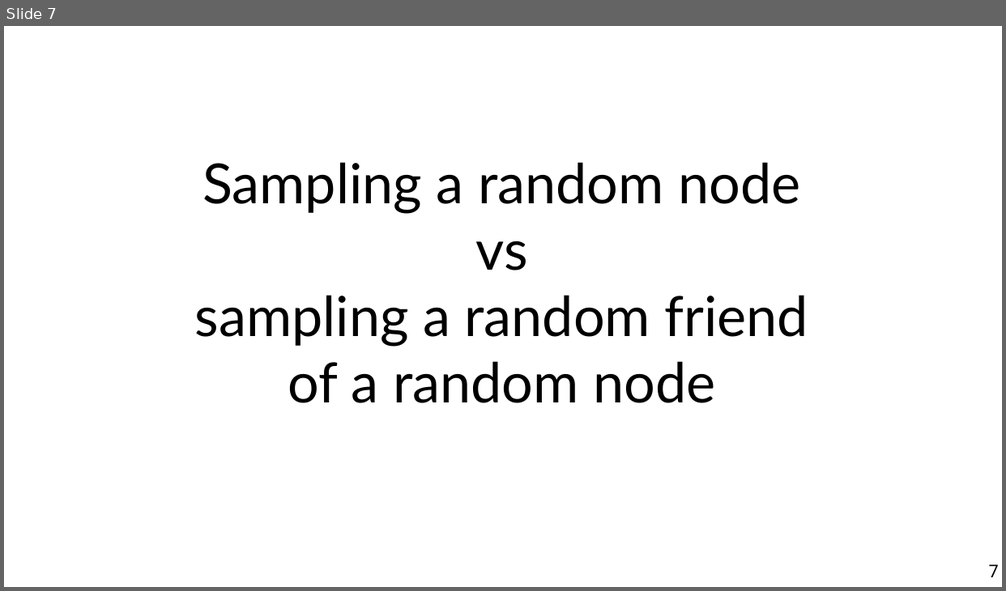
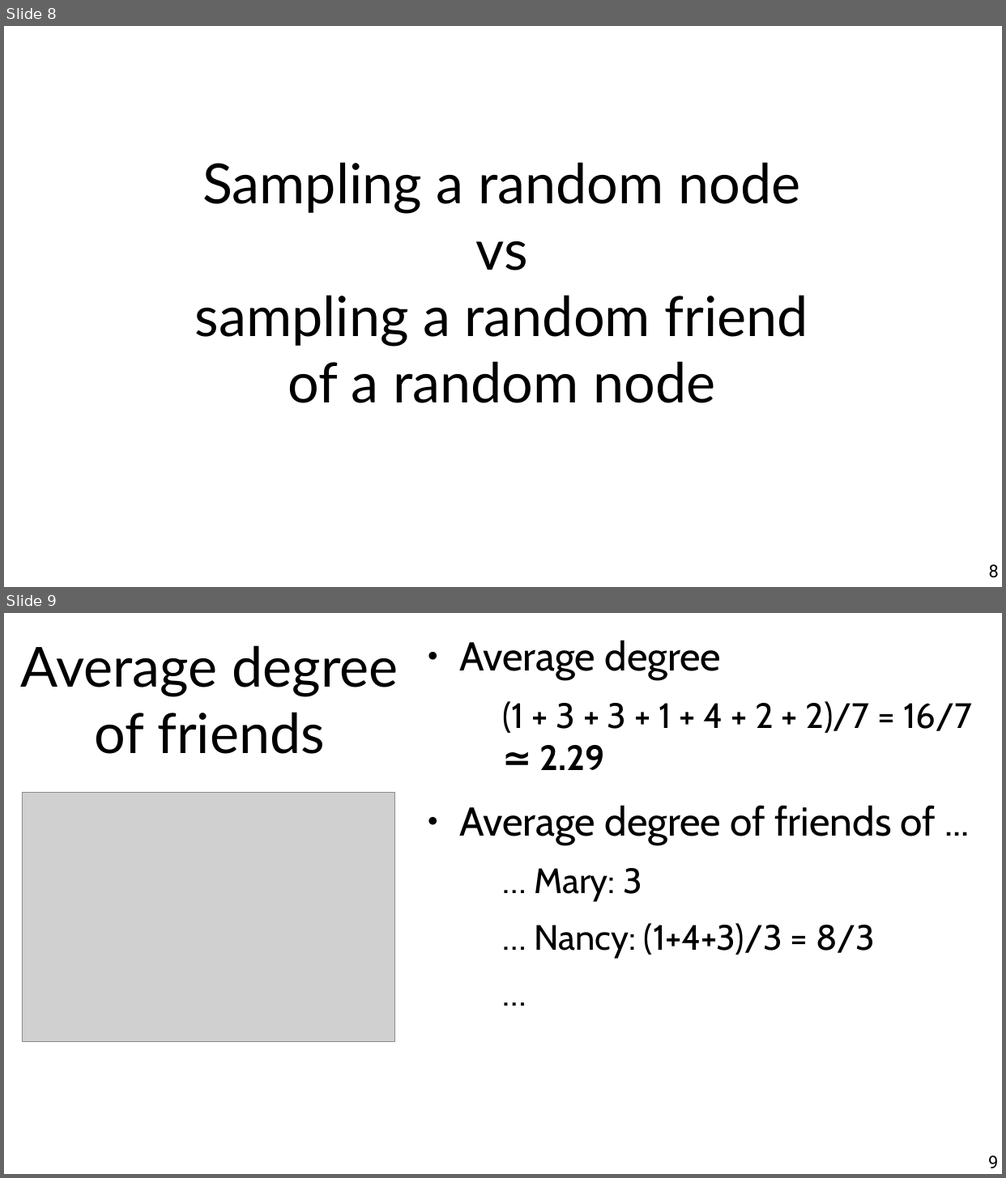
Before and after one commit to chatox/networks-science-course, a slide deck: theory/odp/tt15-friendship_paradox.odp. Shown one above the other, each under a label of ours: slide 7 before the commit, slides 8 and 9 after it. The pictures are 1006x591 and 1006x1178 pixels, drawn with LibreOffice and Linux fonts; fonts in the diff are those of the drawing; grey boxes stand for pictures. Boxes give left, top, right and bottom in pixels: in the first picture for what was removed or moved away, otherwise in the second. Text is boxed around its words. In the diff, an @@ line names an element or a change of style, - is before the commit and + after.

```diff
--- a/theory/odp/tt15-friendship_paradox.odp
+++ b/theory/odp/tt15-friendship_paradox.odp
@@ slide 9 added at box(4, 613, 1002, 1174), background #FFFFFF @@
@@ title added at box(21, 645, 398, 754), 44 pt, text #000000 @@
+Average degree
+of friends
@@ text added at box(459, 640, 972, 958), 28 pt, text #000000 @@
+● Average degree
+  (1 + 3 + 3 + 1 + 4 + 2 + 2)/7 = 16/7 ≃ 2.29
+● Average degree of friends of ...
+  … Mary: 3
+  … Nancy: (1+4+3)/3 = 8/3
+  …
@@ picture added at box(22, 792, 394, 1042) @@
@@ page number added at box(988, 1156, 998, 1169), 14 pt, text #000000 @@
+9
@@ what was slide 7 is now slide 8 @@
@@ page number at box(989, 565, 999, 578): text changed @@
-7
+8
```
Also in this commit, not shown: 4 slides changed, 3 other slides added, 1 slide removed, 5 other files.
